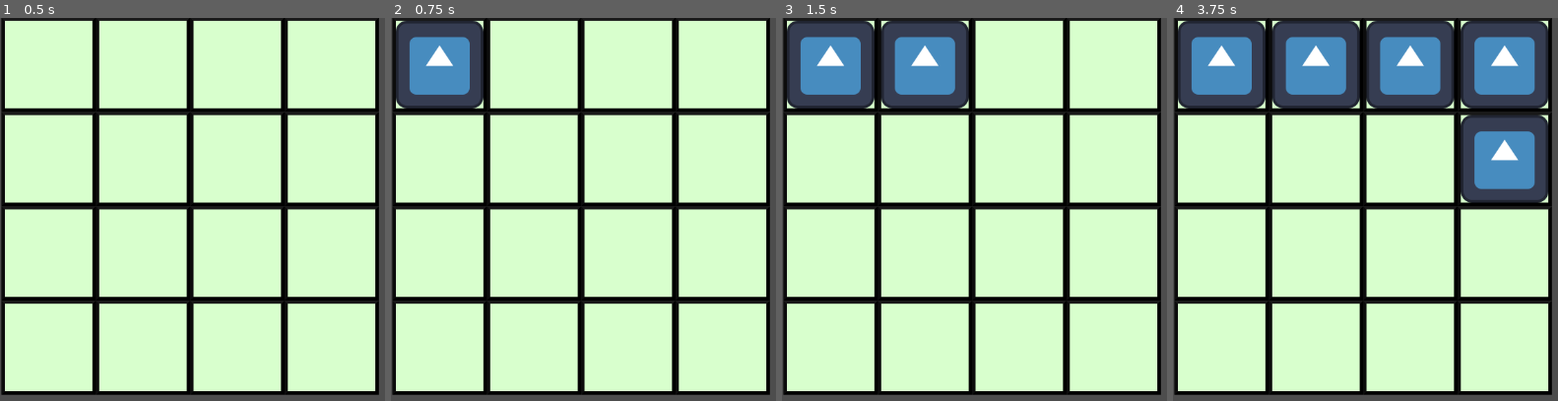
Above: before the commit, frames 1-4 (left to right).
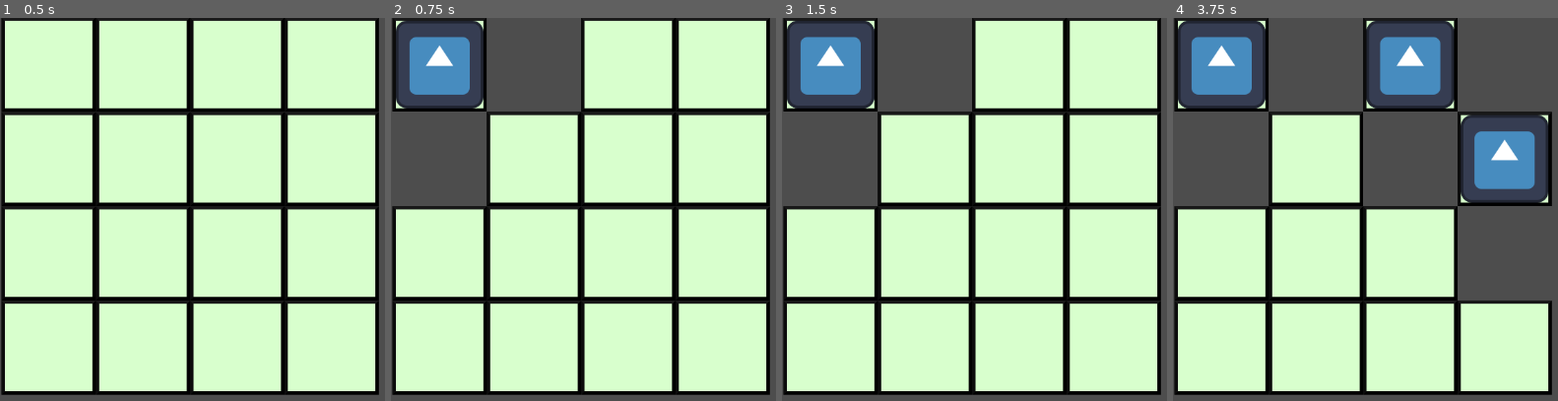
Above: after the commit, the same moments.

Repository: dbm19/puzzle_game
Game: Godot game, scene res://tile_map.tscn
Same seed, same stepped clock (60 frames per second), same inputs: the game is played once before the commit and once after it. The engine's default icon, where the game draws it, is replaced by a stand-in: a white triangle on a blue panel in a dark square.
Inputs (mouse positions are in pixels of both pictures, inside the frame that each line leads up to):
- Up to frame 1 (0.5 s): no input
- Up to frame 2 (0.75 s): tap Enter at 0.5 s; move the mouse to (441, 63) at 0.52 s; click (441, 63) at 0.6 s
- Up to frame 3 (1.5 s): tap Space at 1.25 s; move the mouse to (924, 63) at 1.27 s; click (924, 63) at 1.35 s
- Up to frame 4 (3.75 s): tap Enter at 2, 3.5 s; move the mouse to (1411, 63) at 2.02 s; click (1411, 63) at 2.1 s; tap Space at 2.75 s; move the mouse to (1504, 63) at 2.77 s; click (1504, 63) at 2.85 s; move the mouse to (1504, 159) at 3.52 s; click (1504, 159) at 3.6 s

Frame 1 is identical in both runs. In frame 2, 12% of the frame differs, in the area x 0-50%, y 0-50%; in frame 3, 10%; in frame 4, 26%, in the area x 0-99%, y 0-74%.

Commit message:
Added set_cell function

Diff:
--- /dev/null
+++ b/tile2.tscn
@@ -0,0 +1,23 @@
+[gd_scene load_steps=4 format=3 uid="uid://diefrmpm3fcun"]
+
+[ext_resource type="Script" path="res://tile.gd" id="1_2yave"]
+[ext_resource type="Texture2D" uid="uid://dponks7qhsx4t" path="res://dot.png" id="2_vu8u1"]
+
+[sub_resource type="RectangleShape2D" id="RectangleShape2D_qn3kd"]
+size = Vector2(128, 128)
+
+[node name="Tile" type="Node2D"]
+position = Vector2(0, -1)
+script = ExtResource("1_2yave")
+
+[node name="TileSprite" type="Sprite2D" parent="."]
+texture = ExtResource("2_vu8u1")
+
+[node name="TileArea" type="Area2D" parent="."]
+
+[node name="TileCollision" type="CollisionShape2D" parent="TileArea"]
+shape = SubResource("RectangleShape2D_qn3kd")
+
+[node name="TileCenter" type="Marker2D" parent="."]
+
+[connection signal="mouse_entered" from="TileArea" to="." method="_on_tile_area_mouse_entered"]
--- a/tile_map.gd
+++ b/tile_map.gd
@@ -20,7 +20,8 @@
 		all_tiles[n] = dictionary_index
 		dictionary_index += 1
 
-
+	print(get_used_cells())
+	#print(self.tile_set.get_source(0).get_scene_tile_scene(1)._bundled)
 
 # Called every frame. 'delta' is the elapsed time since the previous frame.
 func _process(delta: float) -> void:
@@ -29,18 +30,22 @@
 		dot_instance = dot_scene.instantiate()
 		Global.tile_center.add_child(ortho_piece_instance)
 		ortho_tiles = get_surrounding_cells(mouse_coordinates)
-		print(ortho_tiles)
 
 		for n in ortho_tiles:
 			if all_tiles.has(n):
-				print(all_tiles[n])
-				print(get_cell_alternative_tile(n))
+				pass
+				#print(get_used_cells_by_id(0, n))
+				#print(get_cell_source_id(n))
+				#print(get_cell_tile_data(n))
+				#print(self.get_cell_tile_data(n))
+				#print(n)
+				set_cell(n, 1, Vector2i(0, 0), 2)
 			else:
 				pass
 
 func get_cell_coordinates():
 	mouse_coordinates = local_to_map(get_viewport().get_mouse_position())
-
+	#print(get_cell_atlas_coords(mouse_coordinates))
 
 func _on_tile_map_area_mouse_exited() -> void:
 	Global.mouse_is_over = false
--- a/tile_map.tscn
+++ b/tile_map.tscn
@@ -1,14 +1,17 @@
-[gd_scene load_steps=6 format=4 uid="uid://wdgfthjnjpe7"]
+[gd_scene load_steps=7 format=4 uid="uid://wdgfthjnjpe7"]
 
 [ext_resource type="PackedScene" uid="uid://cifow0itp45ks" path="res://tile.tscn" id="1_lgixv"]
 [ext_resource type="Script" path="res://tile_map.gd" id="2_2fq77"]
+[ext_resource type="PackedScene" uid="uid://diefrmpm3fcun" path="res://tile2.tscn" id="2_vfwv1"]
 
-[sub_resource type="TileSetScenesCollectionSource" id="TileSetScenesCollectionSource_wbv6r"]
+[sub_resource type="TileSetScenesCollectionSource" id="TileSetScenesCollectionSource_og7gl"]
+resource_name = "Tiles"
 scenes/1/scene = ExtResource("1_lgixv")
+scenes/2/scene = ExtResource("2_vfwv1")
 
 [sub_resource type="TileSet" id="TileSet_eerxr"]
 tile_size = Vector2i(138, 138)
-sources/0 = SubResource("TileSetScenesCollectionSource_wbv6r")
+sources/0 = SubResource("TileSetScenesCollectionSource_og7gl")
 
 [sub_resource type="RectangleShape2D" id="RectangleShape2D_belal"]
 size = Vector2(551, 546)
